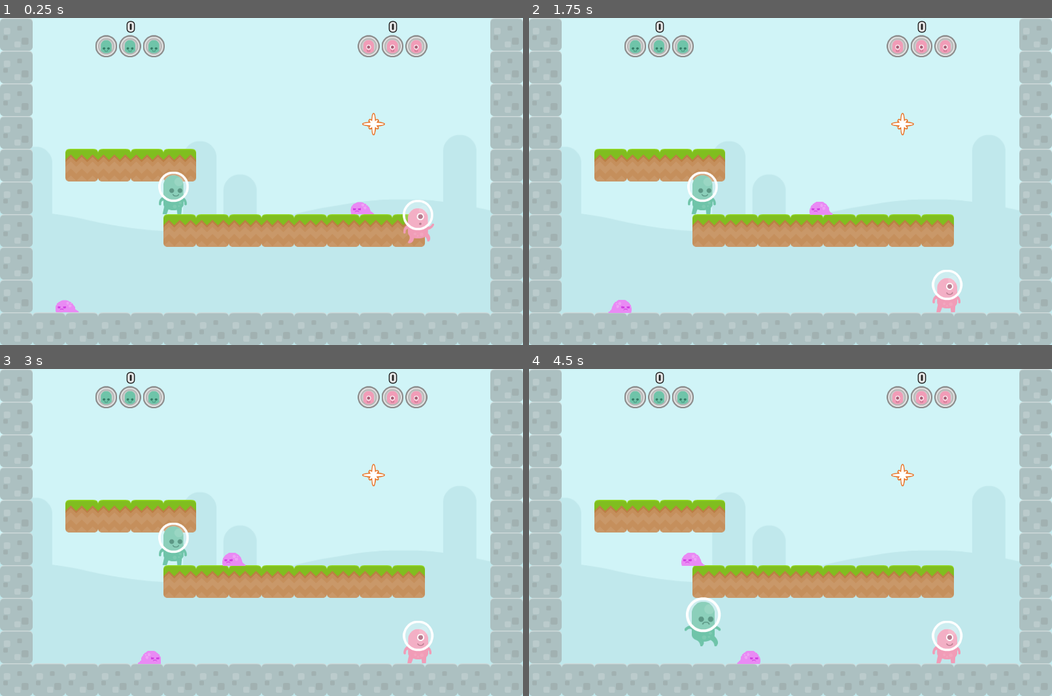
Above: before the commit, frames 1-4 (two rows, left to right).
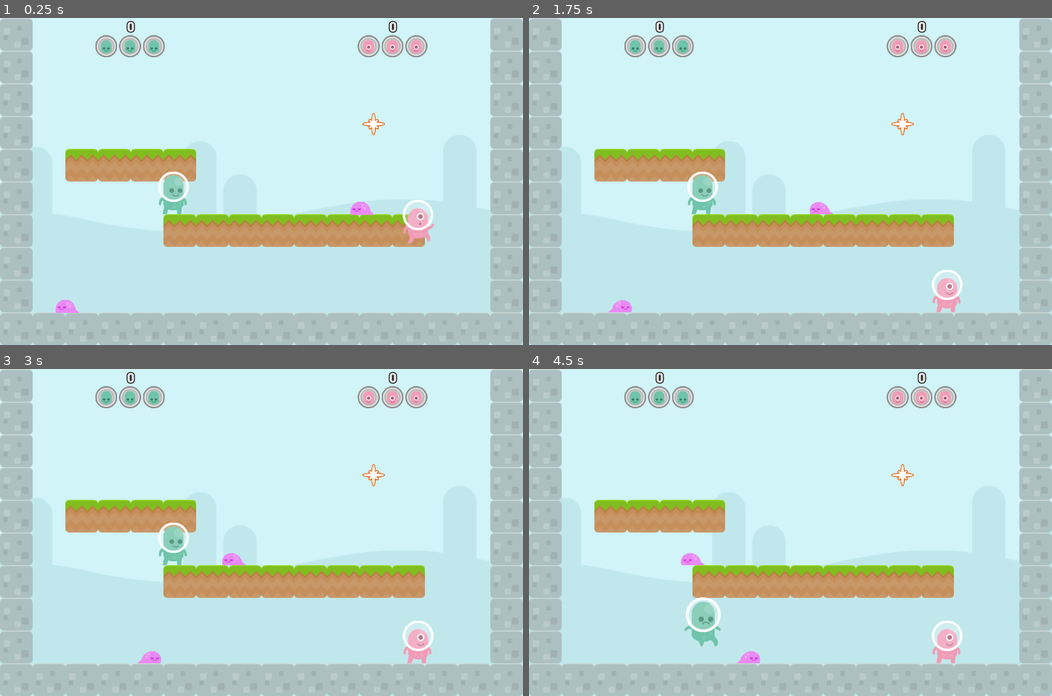
Above: after the commit, the same moments.

Repository: doctor-g/AltNaGaDeMon2021
Game: Godot game, scene res://World/Level.tscn
The game is run twice, just before and just after one commit, with the same random seed, the same clock (stepped at 60 frames per second) and the same inputs.
Inputs:
- Up to frame 1 (0.25 s): no input
- Up to frame 2 (1.75 s): no input
- Up to frame 3 (3 s): no input
- Up to frame 4 (4.5 s): no input

The runs differ from the first frame. In frame 1, less than 0.1% of the frame differs, in the area x 10-72%, y 56-91%; in frame 2, less than 0.1%, in the area x 15-59%, y 56-91%; in frame 3, less than 0.1%; in frame 4, less than 0.1%.

Commit message:
Show points popup when points are earned

Diff:
--- /dev/null
+++ b/project/Enemies/PointsPopup.gd
@@ -0,0 +1,18 @@
+extends Node2D
+
+# Text color
+var color : Color
+var points : int
+
+onready var _label := $AnimatableNode/Label
+
+
+func _ready():
+	assert(color!=null, "Color must be set")
+	assert(points != 0, "Points must be set and nonzero")
+	_label.text = "+%d" % points
+	_label.add_color_override("font_color", color)
+
+
+func _on_AnimationPlayer_animation_finished(_anim_name):
+	queue_free()
--- /dev/null
+++ b/project/Enemies/PointsPopup.tscn
@@ -0,0 +1,77 @@
+[gd_scene load_steps=6 format=2]
+
+[ext_resource path="res://Common/ConcertOne-Regular.ttf" type="DynamicFontData" id=1]
+[ext_resource path="res://Enemies/PointsPopup.gd" type="Script" id=2]
+
+[sub_resource type="DynamicFont" id=1]
+size = 32
+outline_size = 2
+outline_color = Color( 0.247059, 0.247059, 0.247059, 1 )
+use_filter = true
+font_data = ExtResource( 1 )
+
+[sub_resource type="Animation" id=2]
+length = 0.001
+tracks/0/type = "value"
+tracks/0/path = NodePath("AnimatableNode:position")
+tracks/0/interp = 1
+tracks/0/loop_wrap = true
+tracks/0/imported = false
+tracks/0/enabled = true
+tracks/0/keys = {
+"times": PoolRealArray( 0 ),
+"transitions": PoolRealArray( 1 ),
+"update": 0,
+"values": [ Vector2( -39, -68 ) ]
+}
+
+[sub_resource type="Animation" id=3]
+resource_name = "fade-up"
+length = 0.6
+tracks/0/type = "value"
+tracks/0/path = NodePath("AnimatableNode:position")
+tracks/0/interp = 1
+tracks/0/loop_wrap = true
+tracks/0/imported = false
+tracks/0/enabled = true
+tracks/0/keys = {
+"times": PoolRealArray( 0, 0.6 ),
+"transitions": PoolRealArray( 0.233258, 0.233258 ),
+"update": 0,
+"values": [ Vector2( -39, -20 ), Vector2( -39, -68 ) ]
+}
+tracks/1/type = "value"
+tracks/1/path = NodePath("AnimatableNode:modulate")
+tracks/1/interp = 1
+tracks/1/loop_wrap = true
+tracks/1/imported = false
+tracks/1/enabled = true
+tracks/1/keys = {
+"times": PoolRealArray( 0, 0.6 ),
+"transitions": PoolRealArray( 1, 4 ),
+"update": 0,
+"values": [ Color( 1, 1, 1, 1 ), Color( 1, 1, 1, 0 ) ]
+}
+
+[node name="PointsPopup" type="Node2D"]
+script = ExtResource( 2 )
+
+[node name="AnimatableNode" type="Node2D" parent="."]
+position = Vector2( -39, -68 )
+
+[node name="Label" type="Label" parent="AnimatableNode"]
+margin_right = 71.0
+margin_bottom = 26.0
+custom_fonts/font = SubResource( 1 )
+text = "+XXX"
+align = 1
+__meta__ = {
+"_edit_use_anchors_": false
+}
+
+[node name="AnimationPlayer" type="AnimationPlayer" parent="."]
+autoplay = "fade-up"
+anims/RESET = SubResource( 2 )
+anims/fade-up = SubResource( 3 )
+
+[connection signal="animation_finished" from="AnimationPlayer" to="." method="_on_AnimationPlayer_animation_finished"]
--- a/project/Enemies/Slime/Slime.gd
+++ b/project/Enemies/Slime/Slime.gd
@@ -25,7 +25,18 @@
 		_sprite.flip_h = _moving_right
 
 
-# Damage the enemy, with the damage coming from the given source (player)
+# Damage the enemy, with the damage coming from the given source (pawn)
 func damage(source)->void:
-	source.score += 100
+	var points = 100
+	source.score += points
+
+	# Make and show the popup
+	var points_popup = preload("res://Enemies/PointsPopup.tscn").instance()
+	points_popup.color = source.color
+	points_popup.points = points
+	get_tree().current_scene.add_child(points_popup)
+	points_popup.set_as_toplevel(true)
+	points_popup.position = global_position
+	print("Added popup at %s" % str(points_popup.position))
+
 	queue_free()
--- a/project/Enemies/Slime/Slime.tscn
+++ b/project/Enemies/Slime/Slime.tscn
@@ -23,6 +23,7 @@
 position = Vector2( 1, -13 )
 frames = SubResource( 1 )
 animation = "walk"
+frame = 1
 playing = true
 
 [node name="CollisionShape2D" type="CollisionShape2D" parent="."]
--- a/project/Player/Orb/Orb.gd
+++ b/project/Player/Orb/Orb.gd
@@ -81,8 +81,9 @@
 		if is_on_wall():
 			_bounces += 1
 			if _bounces >= max_bounces:
-				# Reward the player whose orb is expiring
-				player.score += 100
+				# Destroy the contained enemy, which should trigger
+				# a change in player score.
+				_captured_enemy.damage(player)
 				queue_free()
 			else:
 				_moving_right = not _moving_right
